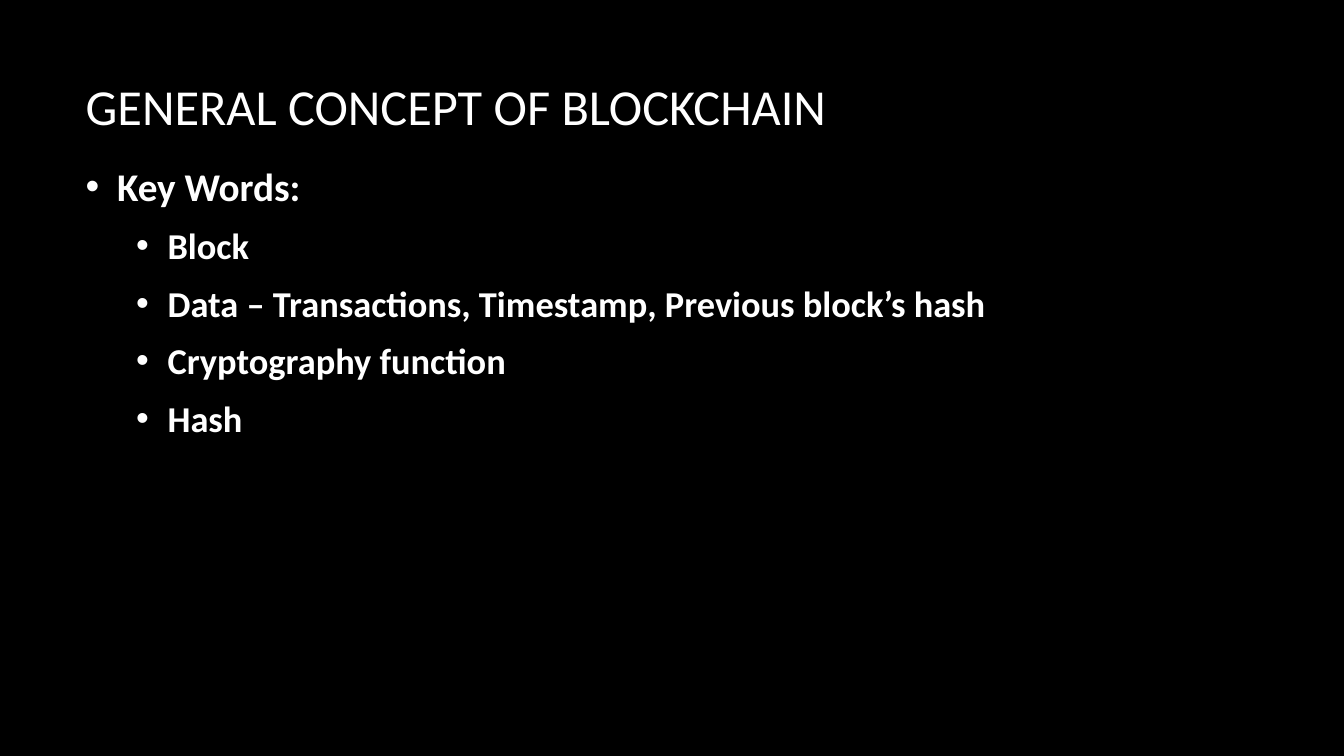
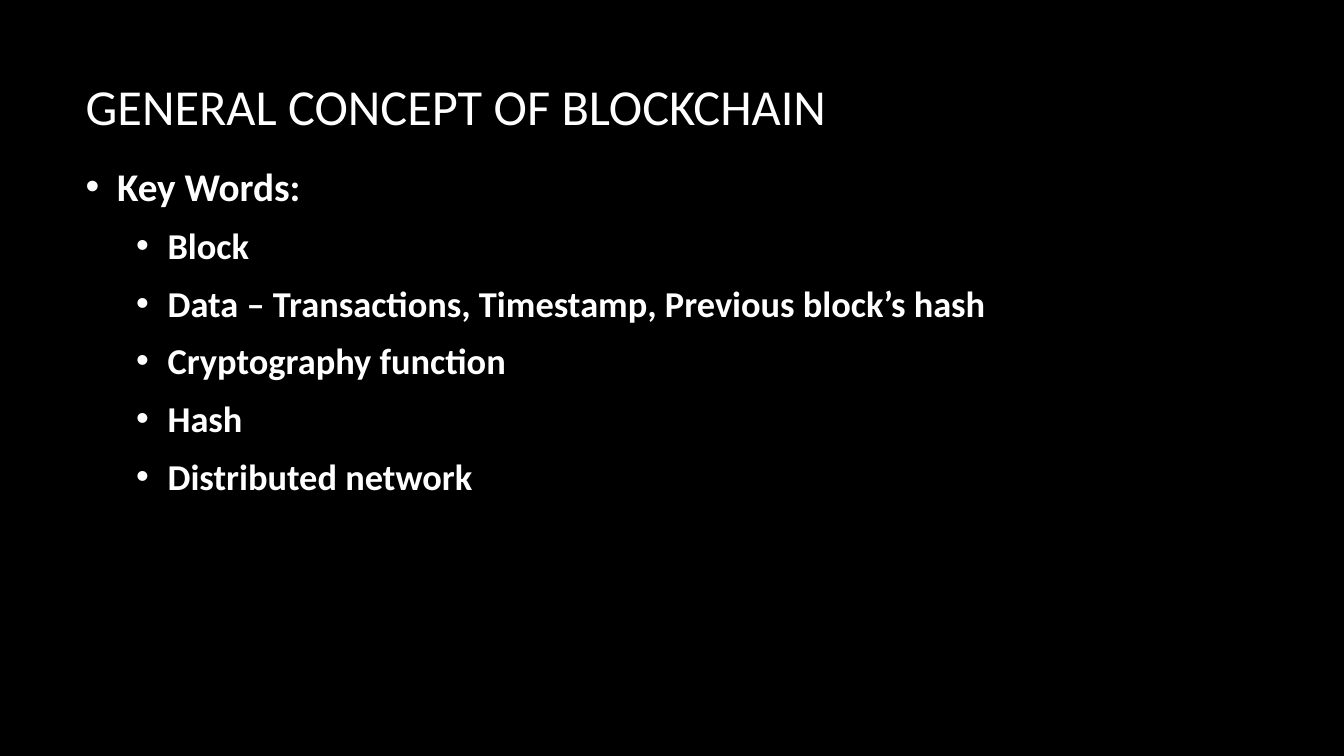
Before and after one commit to ParasDalal/TechNotes, a slide deck: slide 5 of The Future of BlockchainV2.pptx. Drawn at 1344x756 pixels with LibreOffice and Linux fonts; fonts in the diff are those of the drawing; background and template pictures are left out. Boxes give left, top, right and bottom in pixels: in the first picture for what was removed or moved away, otherwise in the second. Text is boxed around its words. In the diff, an @@ line names an element or a change of style, - is before the commit and + after.

Commit message:
blockchain

```diff
--- a/The Future of BlockchainV2.pptx
+++ b/The Future of BlockchainV2.pptx
@@ text at bbox=[168, 464, 472, 491]: paragraph added @@
+  • Distributed network
```
Also in this commit, not shown: 5 other slides changed, 1 slide added, 1 other file.
